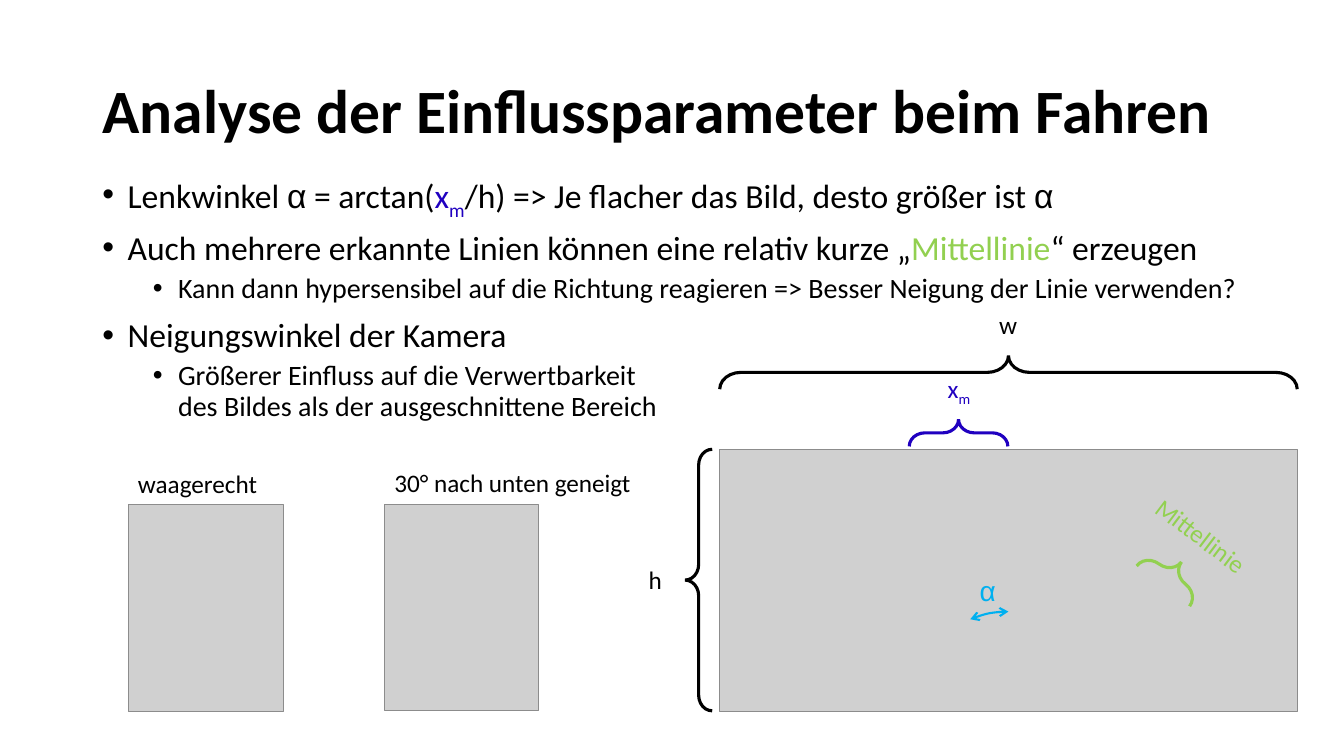
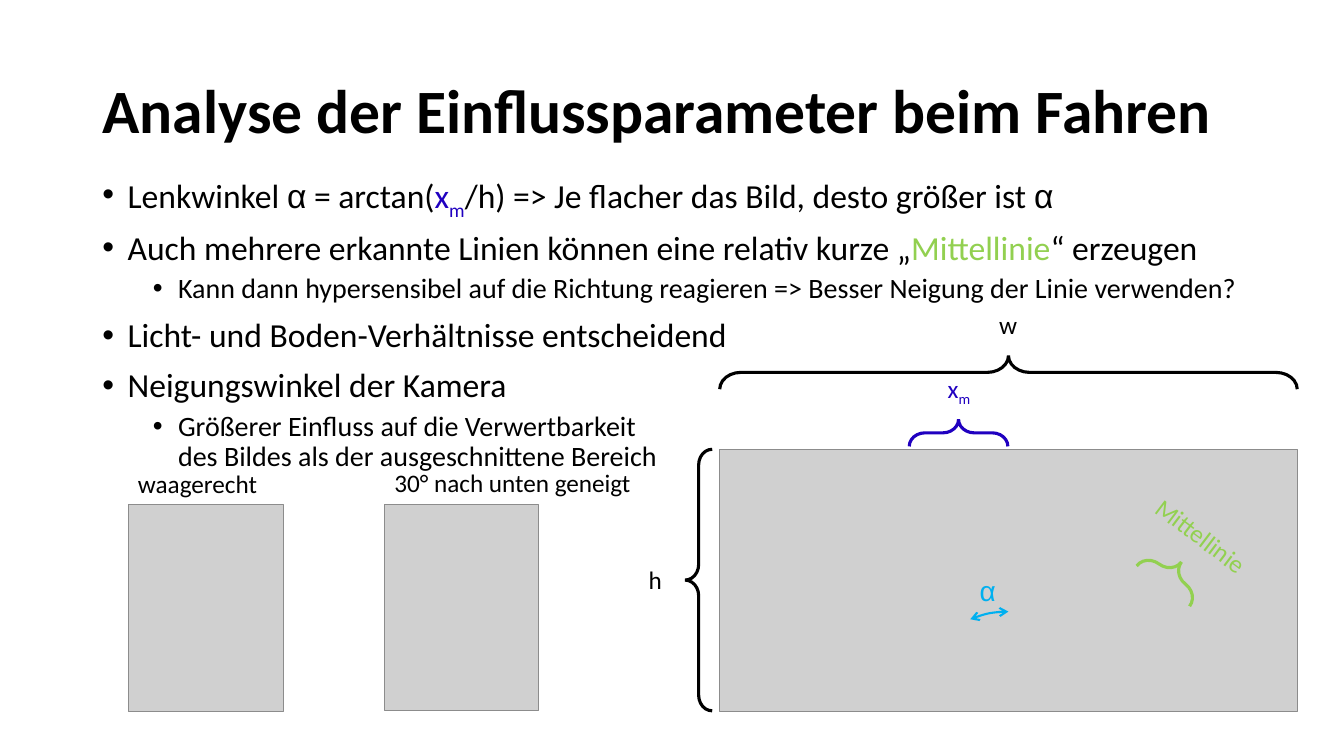
Before and after one commit to mroigestr/Team_Israel_C2C, a slide deck: slide 7 of Code/C2C_Gr2_PP2.pptx. Drawn at 1344x756 pixels with LibreOffice and Linux fonts; fonts in the diff are those of the drawing; grey boxes stand for pictures. Boxes give left, top, right and bottom in pixels: in the first picture for what was removed or moved away, otherwise in the second. Text is boxed around its words. In the diff, an @@ line names an element or a change of style, - is before the commit and + after.

Commit message:
Prasi 3.6. wie gezeigt

```diff
--- a/Code/C2C_Gr2_PP2.pptx
+++ b/Code/C2C_Gr2_PP2.pptx
@@ text at bbox=[128, 323, 726, 348]: paragraph added @@
+• Licht- und Boden-Verhältnisse entscheidend
```
